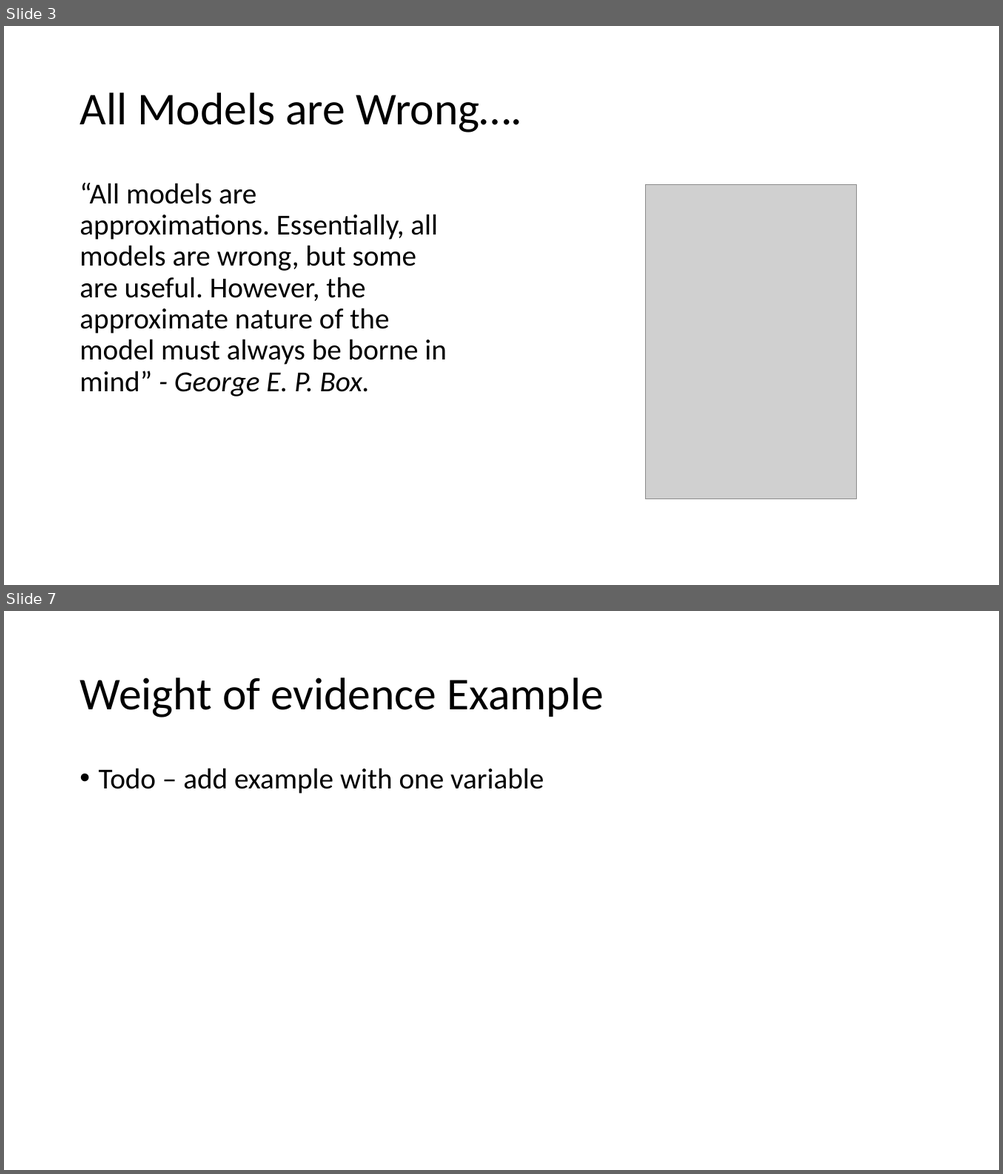
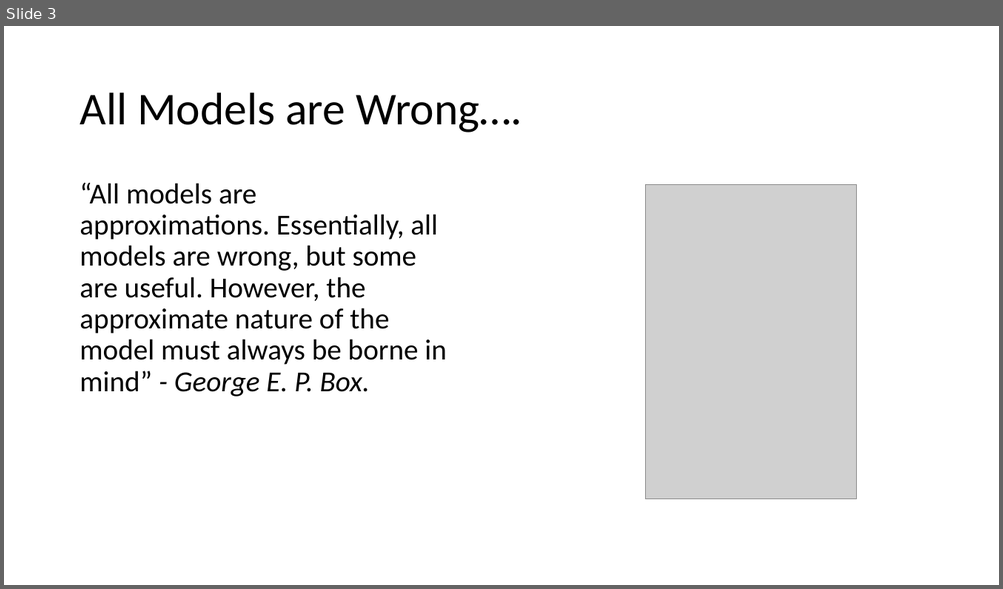
Before and after one commit to oli5679/WeightOfEvidenceDemo, a slide deck: Presentation.pptx. Shown one above the other, each under a label of ours: slides 3 and 7 before the commit, slide 3 after it; the slides between them are not shown. The pictures are 1003x1174 and 1003x589 pixels, drawn with LibreOffice and Linux fonts; fonts in the diff are those of the drawing; grey boxes stand for pictures. Boxes give left, top, right and bottom in pixels: in the first picture for what was removed or moved away, otherwise in the second. Text is boxed around its words. In the diff, an @@ line names an element or a change of style, - is before the commit and + after.

```diff
--- a/Presentation.pptx
+++ b/Presentation.pptx
@@ slide 7 removed at (x1=4, y1=611, x2=999, y2=1170), background #FFFFFF @@
@@ title removed at (x1=79, y1=678, x2=603, y2=718) @@
-Weight of evidence Example
@@ text removed at (x1=99, y1=768, x2=543, y2=794) @@
-• Todo – add example with one variable
```
Also in this commit, not shown: 4 slides changed, 3 slides added, 1 other slide removed, 5 other files.
